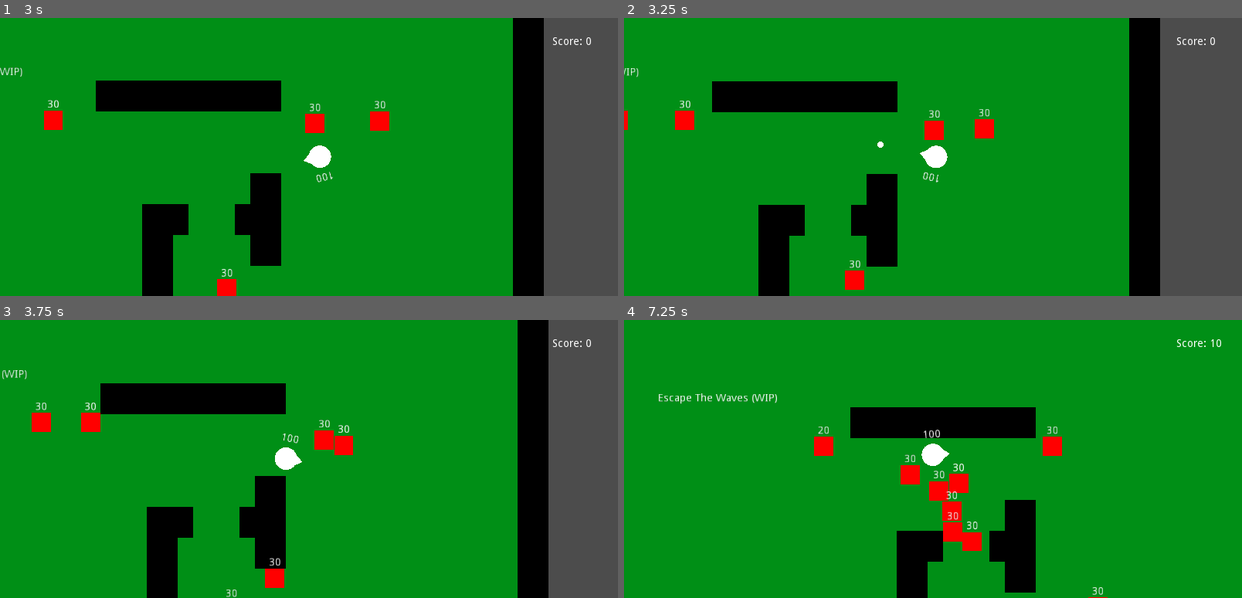
Above: before the commit, frames 1-4 (two rows, left to right).
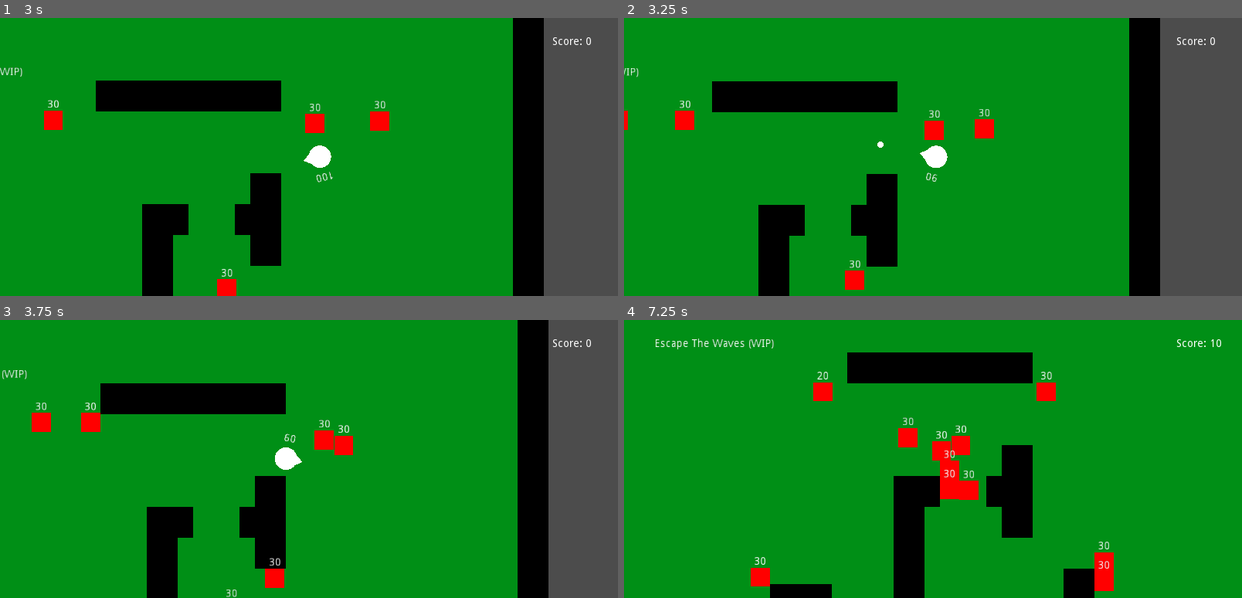
Above: after the commit, the same moments.

Repository: EmilienLeroy/EscapeTheWave
Game: Godot game, scene res://main.tscn
The game is run twice, just before and just after one commit, with the same random seed, the same clock (stepped at 60 frames per second) and the same inputs.
Inputs (mouse positions are in pixels of both pictures, inside the frame that each line leads up to):
- Up to frame 1 (3 s): tap Enter at 0.5 s; move the mouse to (444, 143) at 0.52 s; hold Right (ui_right) 0.53-1.25 s; click (444, 143) at 0.67 s; drag from (185, 170) to (278, 212) at 1.27 s; move the mouse to (370, 95) at 2.02 s; hold Right (ui_right) 2.03-2.75 s; drag from (278, 212) to (123, 115) at 2.77 s
- Up to frame 2 (3.25 s): no input
- Up to frame 3 (3.75 s): move the mouse to (494, 500) at 3.52 s; hold Left (ui_left) from 3.53 s (still down)
- Up to frame 4 (7.25 s): release Left (ui_left) at 4.25 s; drag from (747, 417) to (840, 389) at 4.27 s; move the mouse to (963, 459) at 5.02 s; hold Down (ui_down) 5.03-5.75 s; click (963, 459) at 5.17 s; drag from (840, 389) to (809, 472) at 5.77 s; move the mouse to (1068, 445) at 6.52 s; hold Up (ui_up) from 6.53 s (still down)

Frame 1 is identical in both runs. In frame 2, less than 0.1% of the frame differs, in the area x 48-51%, y 55-60%; in frame 3, less than 0.1%; in frame 4, 16%, in the area x 5-80%, y 6-100%.

Commit message:
✨ Add mob attack

Diff:
--- a/entities/bullets/base/base.gd
+++ b/entities/bullets/base/base.gd
@@ -12,8 +12,8 @@
 	position += transform.x * speed * delta
 
 func on_body_enter(body):
-	if (body.is_in_group('mob') and body.has_method('damage')):
-		body.damage(damage);
+	if (body.is_in_group('mob') and body.has_method('take_damage')):
+		body.take_damage(damage);
 
 		if (body.life <= 0):
 			emit_signal("kill_mob", body);
--- a/entities/camera/camera.gd
+++ b/entities/camera/camera.gd
@@ -8,9 +8,13 @@
 
 	if (target):
 		position = target.position;
+		target.connect("game_over", self, "on_game_over");
 
 func _physics_process(delta):
 	if (!target):
 		return;
 
 	position = lerp(position, target.position, 0.08);
+
+func on_game_over():
+	target = null;
--- a/entities/mobs/base/base.gd
+++ b/entities/mobs/base/base.gd
@@ -5,6 +5,8 @@
 export var life = 30;
 export var speed = 100;
 export var score_value = 10;
+export var attack_interval = 10;
+export var damage = 10;
 
 var velocity = Vector2.ZERO;
 var path = [];
@@ -16,16 +18,26 @@
 	player = p;
 	nav = n;
 
+	if (player):
+		player.connect('game_over', self, 'on_game_over');
+
 func _ready():
 	if (nav_path):
 		nav = get_node(nav_path);
 
 	if (player_path):
 		player = get_node(player_path);
+		player.connect('game_over', self, 'on_game_over');
 
 	$Timer.connect("timeout", self, "on_timeout");
 
 	set_life(life);
+
+func _process(delta):
+	var is_attack_frame = Engine.get_idle_frames() % attack_interval == 0;
+
+	if (is_attack_frame):
+		attack_players();
 
 func _physics_process(delta):
 	if path.size() > 0:
@@ -42,7 +54,14 @@
 func get_target_path(target_pos):
 	path = nav.get_simple_path(global_position, target_pos, false)
 
-func damage(value: int):
+func attack_players():
+	var bodies = $Attack.get_overlapping_bodies();
+
+	for body in bodies:
+		if (!body.is_in_group('mob') && body.has_method('take_damage')):
+			body.take_damage(damage);
+
+func take_damage(value: int):
 	life = life - value;
 	set_life(life);
 
@@ -57,3 +76,6 @@
 		return;
 
 	get_target_path(player.global_position);
+
+func on_game_over():
+	player = null;
--- a/entities/mobs/base/base.tscn
+++ b/entities/mobs/base/base.tscn
@@ -6,6 +6,9 @@
 
 [sub_resource type="RectangleShape2D" id=2]
 extents = Vector2( 12.5, 12.5 )
+
+[sub_resource type="RectangleShape2D" id=3]
+extents = Vector2( 18, 16.5 )
 
 [node name="Mob" type="KinematicBody2D" groups=["mob"]]
 script = ExtResource( 1 )
@@ -32,3 +35,9 @@
 [node name="Timer" type="Timer" parent="."]
 wait_time = 0.5
 autostart = true
+
+[node name="Attack" type="Area2D" parent="."]
+
+[node name="AttackCollision" type="CollisionShape2D" parent="Attack"]
+position = Vector2( 0, 1.5 )
+shape = SubResource( 3 )
--- a/entities/mobs/spawn/spawn.gd
+++ b/entities/mobs/spawn/spawn.gd
@@ -15,6 +15,7 @@
 	nav = get_node(nav_path);
 	player = get_node(player_path);
 
+	player.connect('game_over', self, "on_game_over");
 	$Timer.connect("timeout", self, "on_timeout");
 	pass
 
@@ -27,9 +28,12 @@
 func on_timeout():
 	$Timer.wait_time = rng.randi_range(1, 5);
 
-	if (max_mobs <= get_tree().get_nodes_in_group("mob").size()):
+	if (!player or max_mobs <= get_tree().get_nodes_in_group("mob").size()):
 		return;
 
 	var mob = create_mob();
 	add_child(mob);
 	mob.global_position = global_position;
+
+func on_game_over():
+	player = null;
--- a/entities/player/player.gd
+++ b/entities/player/player.gd
@@ -1,6 +1,7 @@
 extends KinematicBody2D
 
 signal increase_score;
+signal game_over;
 
 var Bullet = preload("res://entities/bullets/base/base.tscn");
 
@@ -68,6 +69,14 @@
 	bullet.transform = $Muzzle.global_transform;
 	bullet.connect("kill_mob", self, "on_mob_kill");
 
+func take_damage(value: int):
+	life = life - value;
+	set_life(life);
+
+	if (life <= 0):
+		emit_signal('game_over');
+		queue_free();
+
 func set_life(life: int):
 	$Life.text = str(life);
 
Not shown: 1 places in entities/mobs/base/base.tscn that only renumber resources
